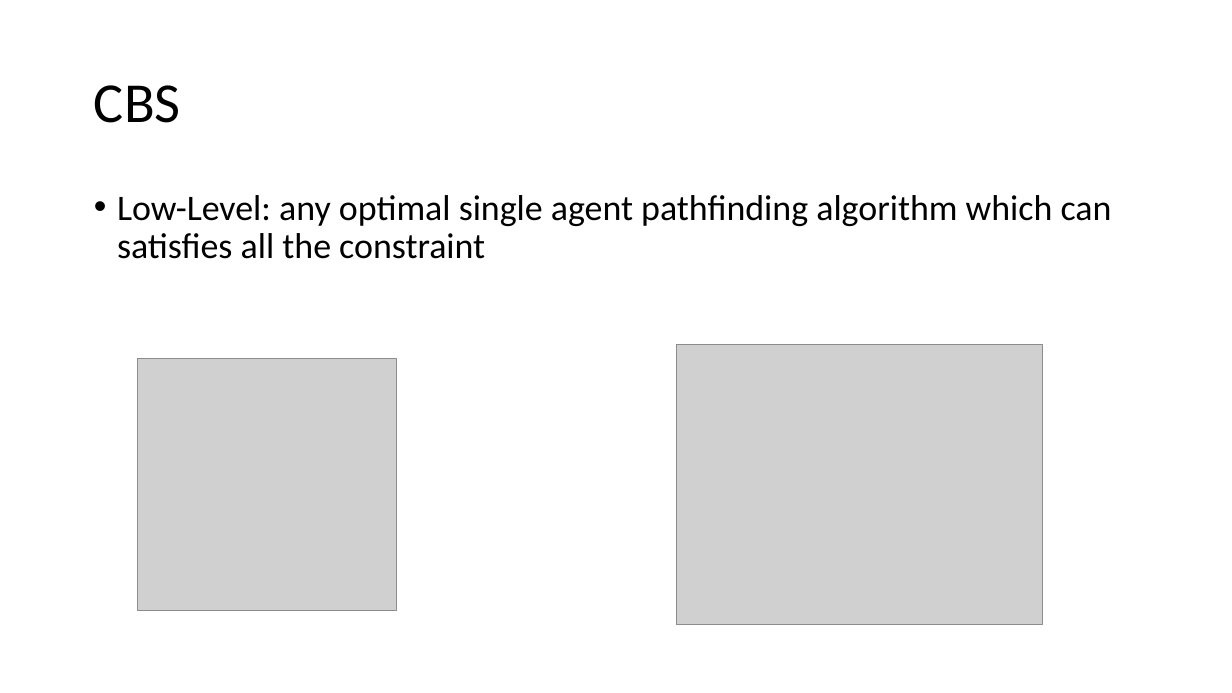
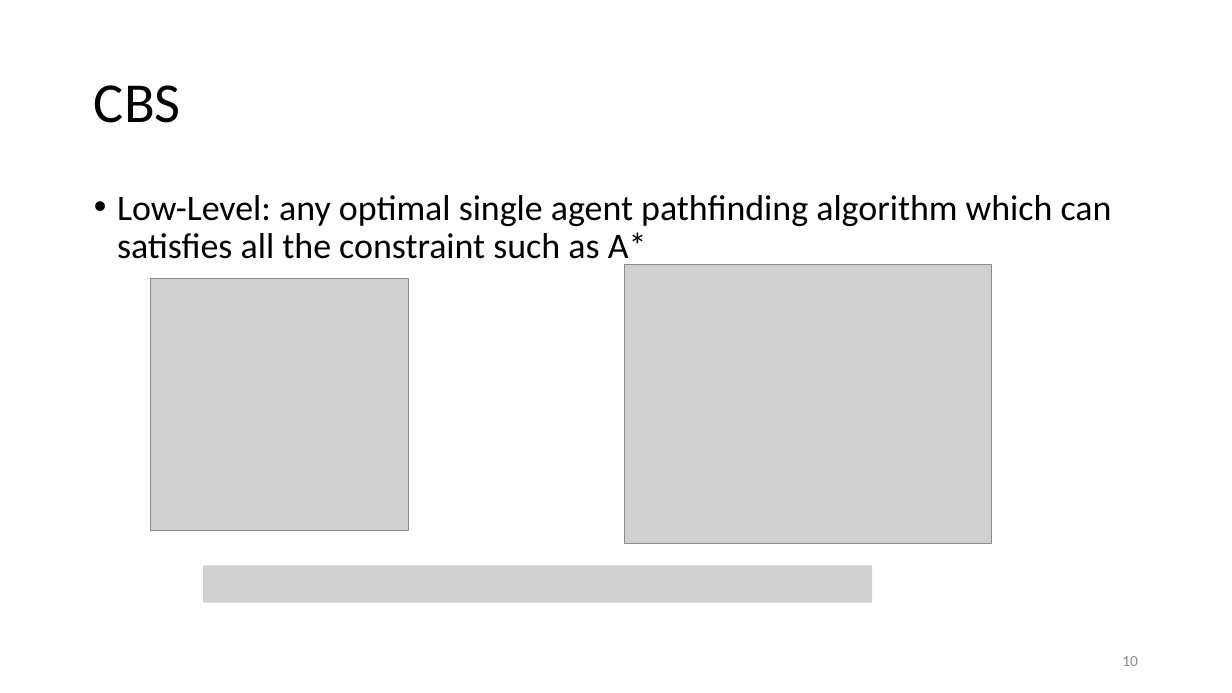
Before and after one commit to DemirDorukDilek/CBS, a slide deck: slide 10 of dahahilipls.pptx (slide 7 before the commit). Drawn at 1232x693 pixels with LibreOffice and Linux fonts; fonts in the diff are those of the drawing; grey boxes stand for pictures. Boxes give left, top, right and bottom in pixels: in the first picture for what was removed or moved away, otherwise in the second. Text is boxed around its words. In the diff, an @@ line names an element or a change of style, - is before the commit and + after.

```diff
--- a/dahahilipls.pptx
+++ b/dahahilipls.pptx
@@ text at bbox=[117, 195, 1112, 268]: text changed @@
-• Low-Level: any optimal single agent pathfinding algorithm which can satisfies all the constraint
+• Low-Level: any optimal single agent pathfinding algorithm which can satisfies all the constraint such as A*
@@ picture: place and size @@
-picture at bbox=[677, 345, 1043, 624]
+picture at bbox=[625, 264, 992, 543]
@@ picture: place and size @@
-picture at bbox=[138, 359, 396, 611]
+picture at bbox=[151, 278, 409, 531]
@@ picture added at bbox=[203, 566, 872, 603] @@
@@ page number added at bbox=[1122, 656, 1138, 666], 12 pt, text #8C8C8C @@
+10
```
Also in this commit, not shown: 9 other slides changed, 8 slides added, 3 slides removed, 1 other file.
